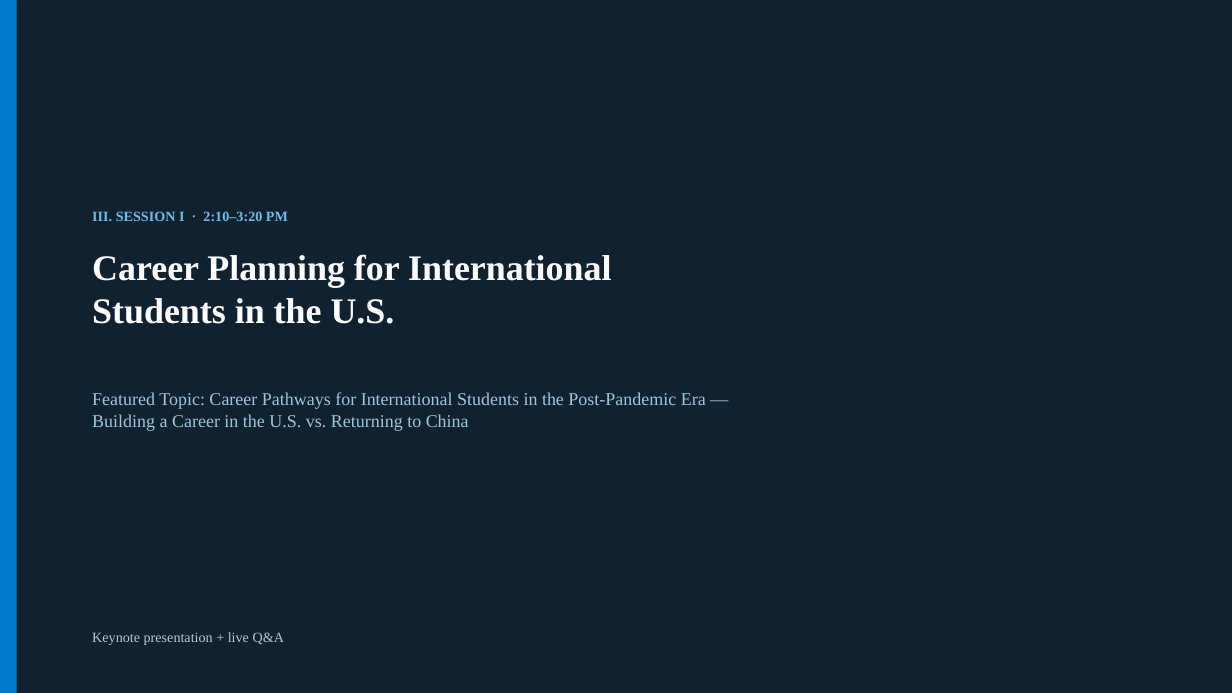
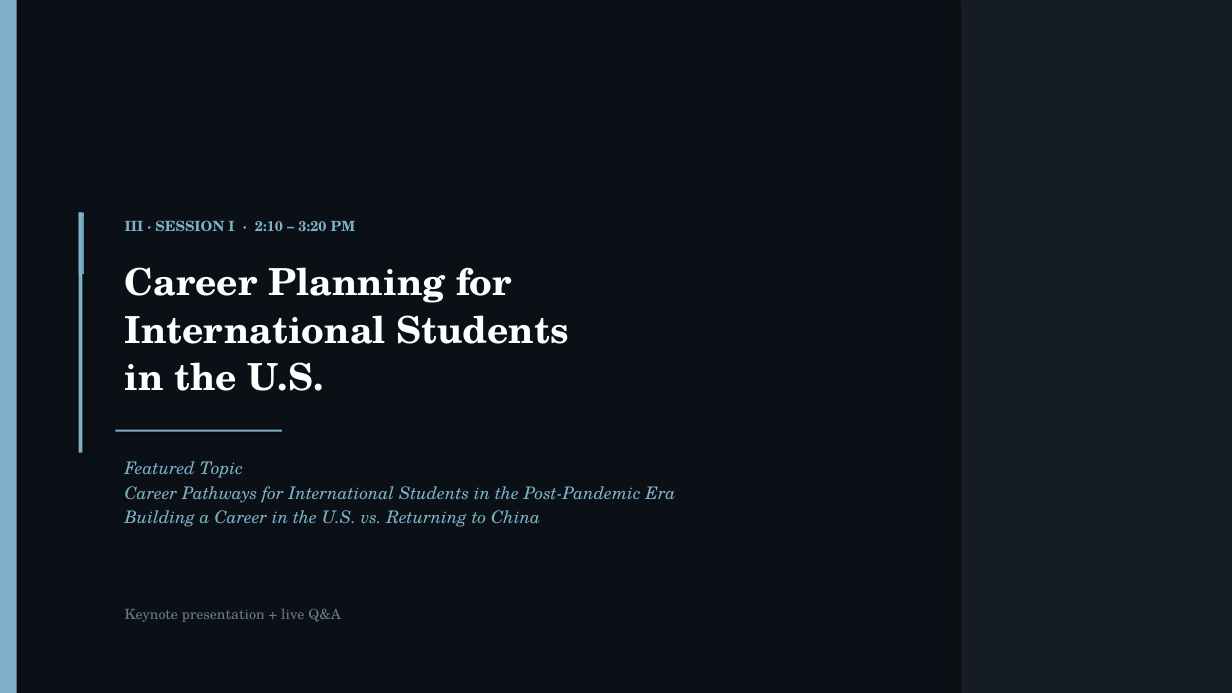
Before and after one commit to anthonyleedu/anthonyleedu, a slide deck: slide 6 of Heliospace_Company_And_Product_Overview.pptx. Drawn at 1232x693 pixels with LibreOffice and Linux fonts; fonts in the diff are those of the drawing. Boxes give left, top, right and bottom in pixels: in the first picture for what was removed or moved away, otherwise in the second. Text is boxed around its words. In the diff, an @@ line names an element or a change of style, - is before the commit and + after.

```diff
--- a/Heliospace_Company_And_Product_Overview.pptx
+++ b/Heliospace_Company_And_Product_Overview.pptx
@@ background #10222F to #0B1016 @@
@@ rectangle at (0,0,17,693): fill #007BCB to #7EB0C8 @@
@@ rectangle added at (961,0,1232,693), fill #151C26 @@
@@ rectangle added at (79,213,84,274), fill #7EB0C8 @@
@@ rectangle added at (79,213,82,453), fill #7EB0C8 @@
@@ text at (125,220,356,231): text changed; font Times New Roman to TeX Gyre Schola; text colour #6FBCE8 to #7EB0C8 @@
-III. SESSION I · 2:10–3:20 PM
+III · SESSION I · 2:10 – 3:20 PM
@@ text at (125,267,569,391): text changed; size 28 to 29 pt; font Times New Roman to TeX Gyre Schola @@
-Career Planning for International
-Students in the U.S.
+Career Planning for
+International Students
+in the U.S.
@@ rectangle added at (116,430,282,432), fill #7EB0C8 @@
@@ text "Featured Topic": place and size @@
-text "Featured Topic" at (92,392,706,431)
+text "Featured Topic" at (125,461,676,527)
@@ text at (125,461,676,503): text changed; size 14 to 13.5 pt; font Times New Roman to TeX Gyre Schola; text colour #9FC5DE to #7EB0C8; italic on @@
-Featured Topic: Career Pathways for International Students in the Post-Pandemic Era —
+Featured Topic
+Career Pathways for International Students in the Post-Pandemic Era
@@ text at (125,510,540,527): size 14 to 13.5 pt, font Times New Roman to TeX Gyre Schola, text colour #9FC5DE to #7EB0C8, italic on in "Building a Career in the U.S. vs. ..."; more space between paragraphs @@
@@ text "Keynote presentation + live Q&A": place and size @@
-text "Keynote presentation + live Q&A" at (92,632,284,645)
+text "Keynote presentation + live Q&A" at (125,609,341,622)
@@ text "Keynote presentation + live Q&A" at (125,609,341,622): font Times New Roman to TeX Gyre Schola, text colour #B9C7D2 to #6B7A8A @@
```
Also in this commit, not shown: 19 other slides changed.
